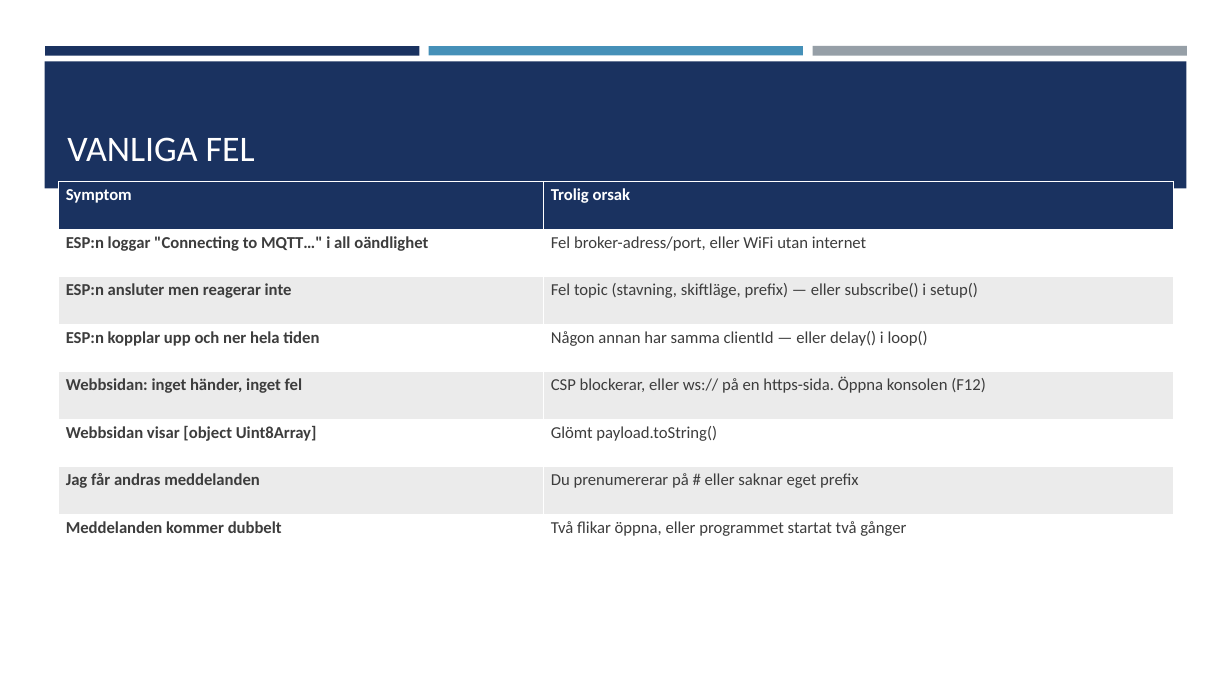
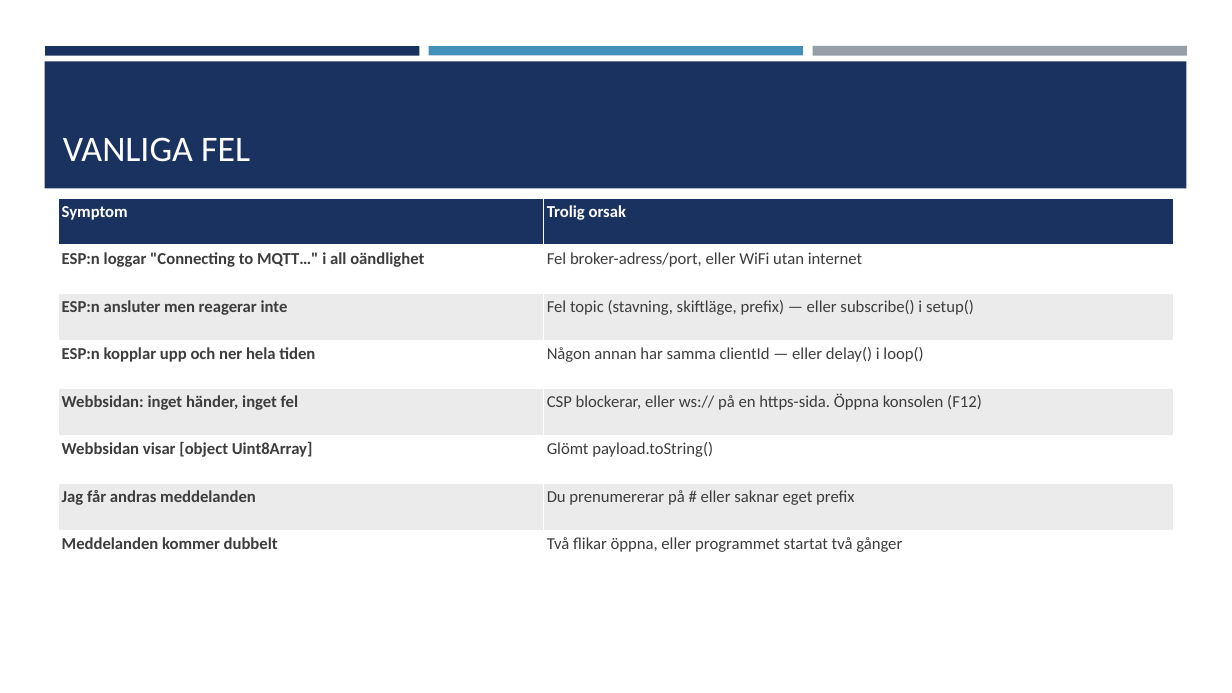
Before and after one commit to abbindustrigymnasium/driverbot-abbjetmus, a slide deck: slide 13 of MQTT-introduktion.pptx (slide 14 before the commit). Drawn at 1232x693 pixels with LibreOffice and Linux fonts; fonts in the diff are those of the drawing. Boxes give left, top, right and bottom in pixels: in the first picture for what was removed or moved away, otherwise in the second. Text is boxed around its words. In the diff, an @@ line names an element or a change of style, - is before the commit and + after.

```diff
--- a/MQTT-introduktion.pptx
+++ b/MQTT-introduktion.pptx
@@ title "VANLIGA FEL": place and size @@
-title "VANLIGA FEL" at box(67, 137, 255, 162)
+title "VANLIGA FEL" at box(63, 137, 250, 162)
@@ table: place and size @@
-table at box(59, 182, 1174, 562)
+table at box(59, 199, 1174, 579)
```
Also in this commit, not shown: 14 other slides changed, 2 slides removed.
